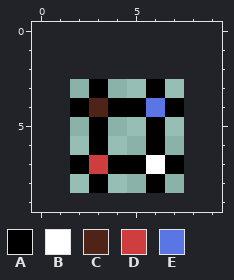
Pixel-art file, stored at Assets/Art/VFX/Money.aseprite. The picture above was drawn from the file before the commit.
6x6 pixels, 1 frame. The old version is drawn lined up with the new one, on the new canvas.
Palette (. is transparent): A #000000  B #ffffff  C #502318  D #ce3e3e  E #5a76e5
Pixels before, first column x 2:
3 .A..A.
4 ACAAEA
5 .A..A.
6 .A..A.
7 ADAABA
8 .A..A.
After the commit:
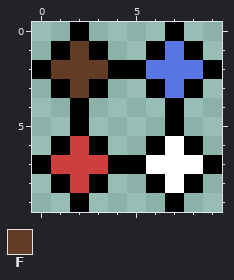
Colours new in this view: F #643c26
Changes in this commit:
canvas 6x6 -> 10x10, the old top-left corner now at 2,3
Colour A is added in row 0 at x 2 and 7; in row 1 at x 1, 3, 6 and 8; in row 2 at x 0, 4 to 5 and 9; in row 3 at x 1 and 8; in row 5 at x 2 and 7; in row 6 at x 1 and 8.
Colour A is added in row 7 at x 0 and 9; in row 8 at x 1 and 8; in row 9 at x 2 and 7.
Colour B is added in row 6 at x 7; in row 7 at x 8; in row 8 at x 7.
Colour B replaces colour A in row 7 at x 7.
Colour D is added in row 6 at x 2; in row 7 at x 1; in row 8 at x 2.
Colour D replaces colour A in row 7 at x 2.
Colour E is added in row 1 at x 7; in row 2 at x 6 to 8; in row 3 at x 7.
Colour F is added in row 1 at x 2; in row 2 at x 1 to 3; in row 3 at x 2.
The author cleared colour A in row 4 at x 4 to 5; in row 5 at x 3 and 6.
The author cleared colour C in row 4 at x 3.
The author cleared colour E in row 4 at x 6.
Where, in picture pixels (left, top, right, bottom), the same in both pictures:
changed: (32, 22, 222, 212)
